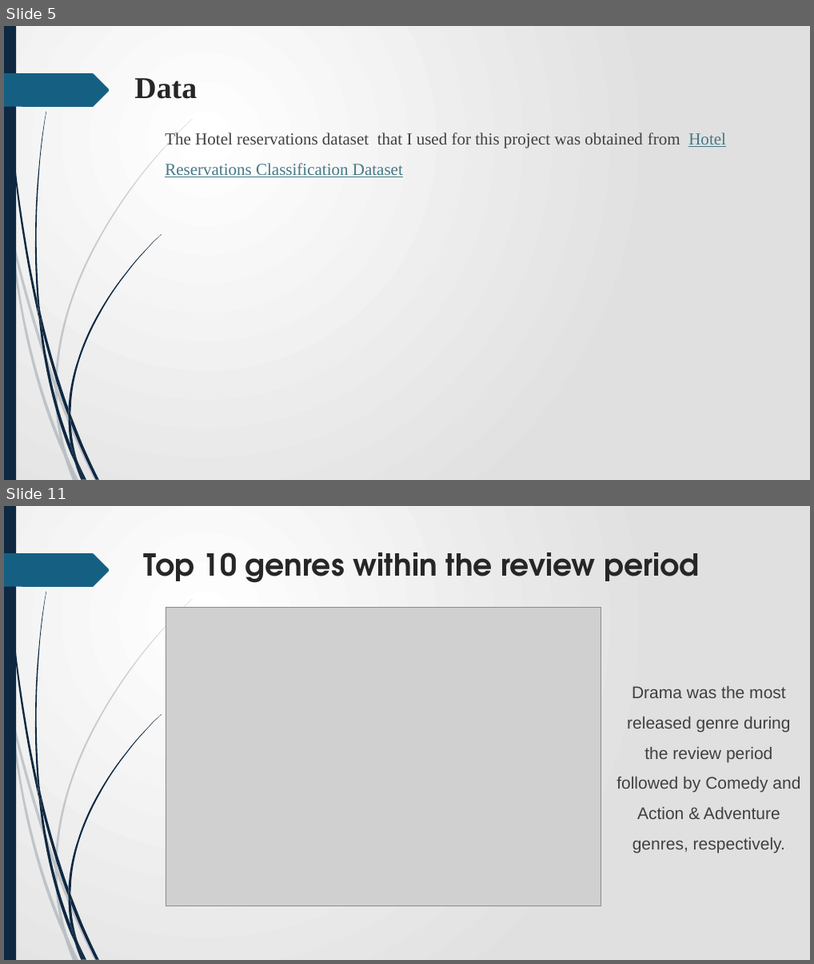
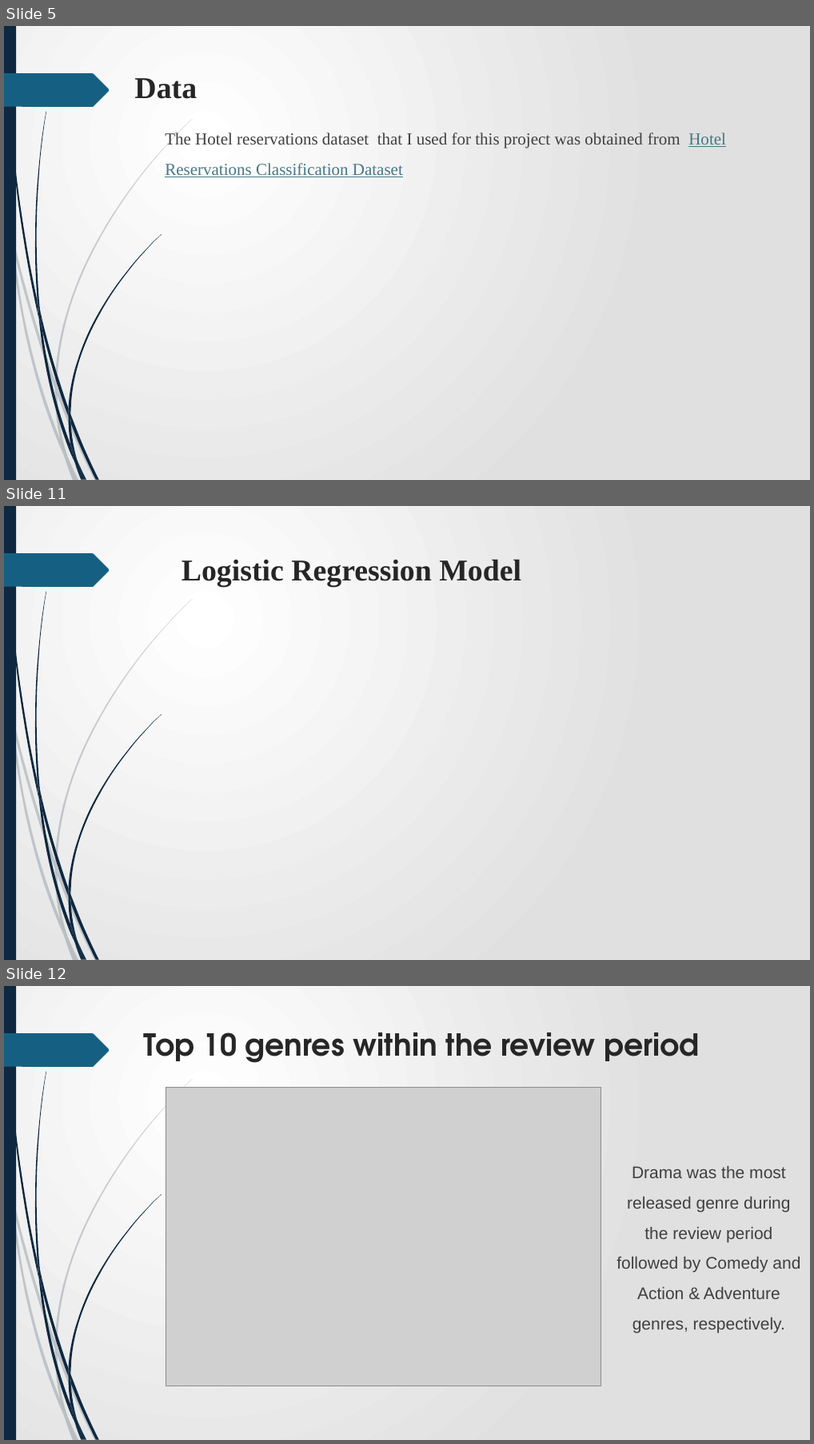
Before and after one commit to James-tech4/JAMES-PHASE-3-DSPT-8-PROJECT, a slide deck: Presentation.pptx. Shown one above the other, each under a label of ours: slides 5 and 11 before the commit, slides 5, 11 and 12 after it; the slides between them are not shown. The pictures are 814x964 and 814x1444 pixels, drawn with LibreOffice and Linux fonts; fonts in the diff are those of the drawing; grey boxes stand for pictures. Boxes give left, top, right and bottom in pixels: in the first picture for what was removed or moved away, otherwise in the second. Text is boxed around its words. In the diff, an @@ line names an element or a change of style, - is before the commit and + after.

```diff
--- a/Presentation.pptx
+++ b/Presentation.pptx
@@ slide 11 added at (4, 506, 810, 960), background gradient #FFFFFF to #E1E1E1; not listed: 24 template elements that a slide beside it also shows @@
@@ title added at (182, 559, 522, 587), 36 pt, text #262626, bold @@
+Logistic Regression Model
@@ what was slide 11 is now slide 12 @@
```
Also in this commit, not shown: 5 slides changed, 1 other slide added, 1 slide removed.
